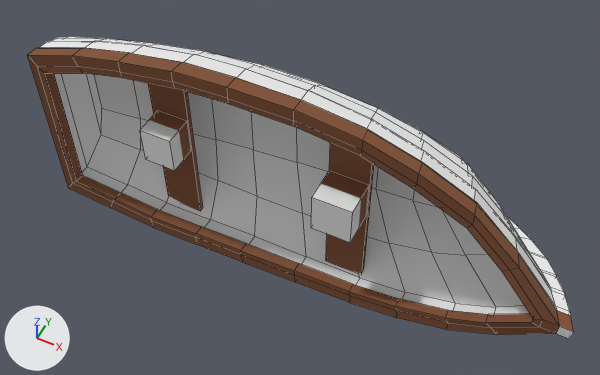
A saved change to the OBJ model static/assets/ships/1/model.obj.
Camera for both pictures: a 50 mm camera at (0.828, -1.794, 2.106) aimed at (-0.04, -0.059, -0.063). The lights are fixed; the arrows at lower left show +X, +Y and +Z. Mesh edges are drawn as thin lines. Where no turn or scale is listed for an object, it has been applied to the vertices.

The first picture shows '1391_Rowboat', 'Seat.0', 'Seat.1'.
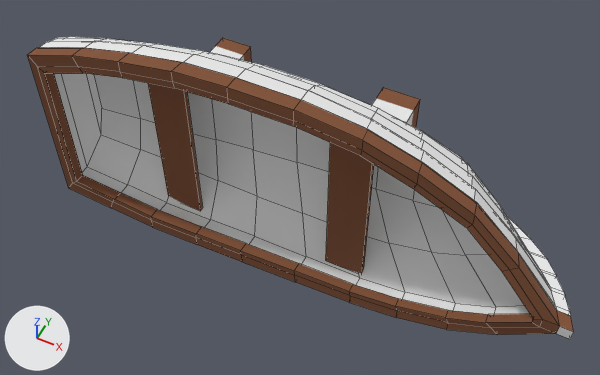
The edits, one by one:
me_seat_0 has 8 vertices, 6 faces and spans x -0.5791..-0.4572, y -0.2072..-0.0955, z -0.0345..0.1107.
me_seat_0 is used by ob_seat_0; location (0.0, 0.0, 0.0).
me_seat_0 part 1: the whole mesh is moved by (0.0, 0.4537, 0.0).
me_seat_1 has 8 vertices, 6 faces and spans x 0.085..0.227, y -0.225..-0.096, z -0.033..0.12.
me_seat_1 is used by ob_seat_1; location (0.0, 0.0, 0.0).
me_seat_1 part 2: the whole mesh is moved by (0.0, 0.454, 0.0).

What differs and where, as boxes (x1, y1, x2, y2) in the pictures (600 x 375 px):
'Seat.1', mesh moved
    before: (311, 170, 369, 243)
    after: (371, 87, 420, 128)
'Seat.0', mesh moved
    before: (140, 110, 191, 171)
    after: (209, 38, 251, 62)
